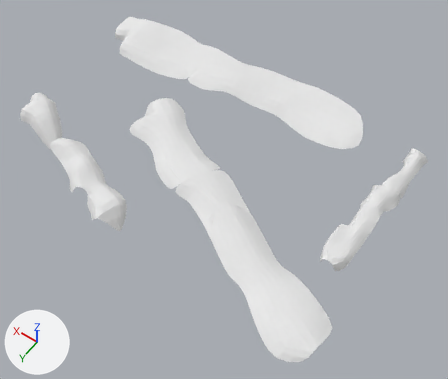
Before and after pictures for a commit that changed the OBJ model app/src/main/assets/terrenotopf.obj.
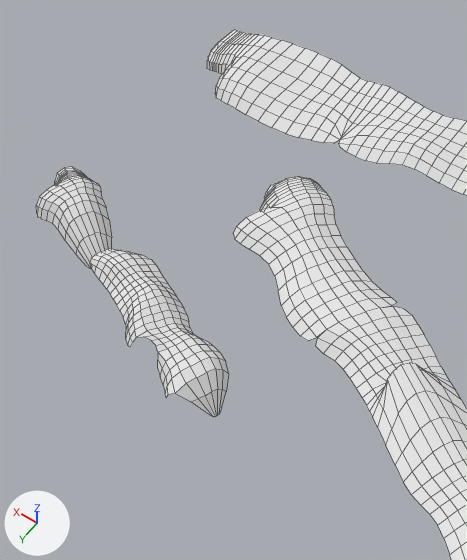
Each version is shown whole from a 50 mm lens placed at (-15.0, 54.5, 65.8), pointed at (15.1, 12.3, -0.5), then close up on the part from 0% to 58% of the width and 0% to 82% of the height. Every picture has the same lights, and +X, +Y and +Z are marked at lower left. The close-ups show mesh edges as thin lines. Where no turn or scale is listed for an object, it has been applied to the vertices. Vertices at the same position are counted once.

Names of what the first close-up shows: 'Plane.001_Plane.002'.
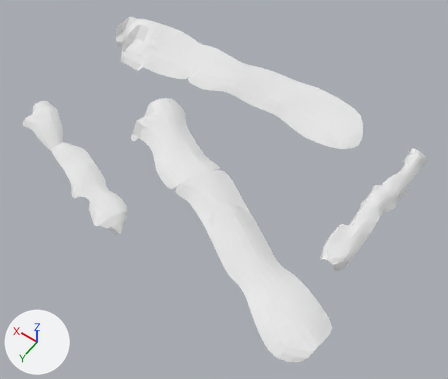
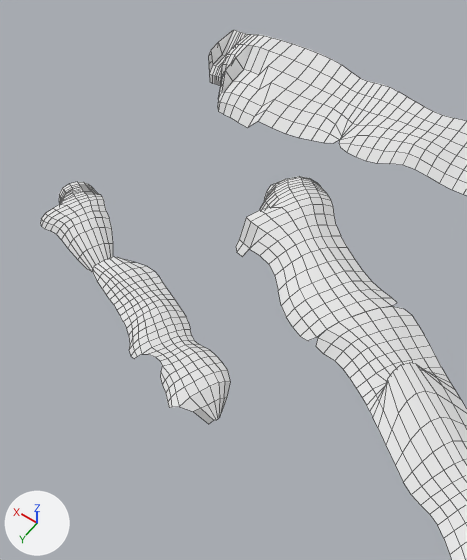
Where the change shows, as pixel boxes [x1, y1, x2, y2] in the close-ups (467 x 560 px; the box of a moved part takes in the faces that stretch with it):
'Plane.001_Plane.002', reshaped: before [36, 30, 467, 560]; after [40, 30, 467, 560]
part 1 of me_plane_001_plane_002, rebuilt: before [90, 248, 229, 417]; after [92, 257, 230, 424]
part 2 of me_plane_001_plane_002, rebuilt (12% shorter): before [36, 167, 112, 269]; after [40, 182, 113, 272]
part 3 of me_plane_001_plane_002, moved or reshaped: before [207, 30, 286, 121]; after [208, 30, 286, 128]
part 4 of me_plane_001_plane_002, moved or reshaped: [310, 299, 386, 344] in both
part 5 of me_plane_001_plane_002, moved or reshaped: before [233, 218, 267, 249]; after [236, 218, 267, 257]

The change, as a list of edits to the scene's bpy script:
```text
Change me_plane_001_plane_002:
    used by ob_plane_001_plane_002; location = (0.0, 0.0, 0.0)
    verts and faces of me_plane_001_plane_002; kept vertices keep their numbers, new ones are numbered from 1696
    before: 457 (30.7, 13.2, 2.5) at pixel (233, 233), 458 (29.6, 13.7, 2.4) at pixel (240, 243), 1269 (30.3, 13.5, 2.3) at pixel (234, 239), 1322 (29.3, 13.1, 3.1) at pixel (247, 235), 1328 (30.7, 12.7, 3.0) at pixel (236, 226)
    before: 1684 (30.0, 12.9, 3.0) at pixel (241, 230)
    remove me_plane_001_plane_002.from_pydata(...)  # 1696 vertices, 1436 faces; spans x -7.3..47.1, y -8.5..29.3, z 1.7..5.4
    add me_plane_001_plane_002.from_pydata(...)  # 1696 vertices, 1436 faces; spans x -7.3..47.1, y -8.5..29.3, z 0.3..4.3
    me_plane_001_plane_002 part 1: the loose piece of 215 vertices spanning x 20.7..37.4, y 19.5..28.2, z 1.9..5.1 is rebuilt with 215 vertices and now spans x 20.7..37.4, y 19.5..28.2, z 1.1..3.1
    me_plane_001_plane_002 part 2: the loose piece of 149 vertices spanning x 37.0..45.1, y 15.5..22.0, z 1.9..5.4 is rebuilt with 149 vertices and now spans x 37.0..45.1, y 15.5..22.0, z 1.4..3.2
    me_plane_001_plane_002 part 3
    31 vertices in x 39.0..46.5, y -3.6..1.9, z 1.8..4.2 move by (0.0, 0.0, -1.5)
    18 vertices in x 38.9..46.5, y -3.5..2.0, z 1.8..3.7 move by (0.0, 0.0, -1.4)
    me_plane_001_plane_002 part 4
    8 faces are deleted
    8 new faces join them
    me_plane_001_plane_002 part 5
    add for i in [457, 458, 1322, 1328]: verts[i] += (0.0, 0.0, -1.5)
    add verts[1684] = (30.0, 12.9, 1.6)  # moved, pixel (243, 243)
    add verts[1269] = (30.3, 13.5, 0.9)  # moved, pixel (236, 252)
```
